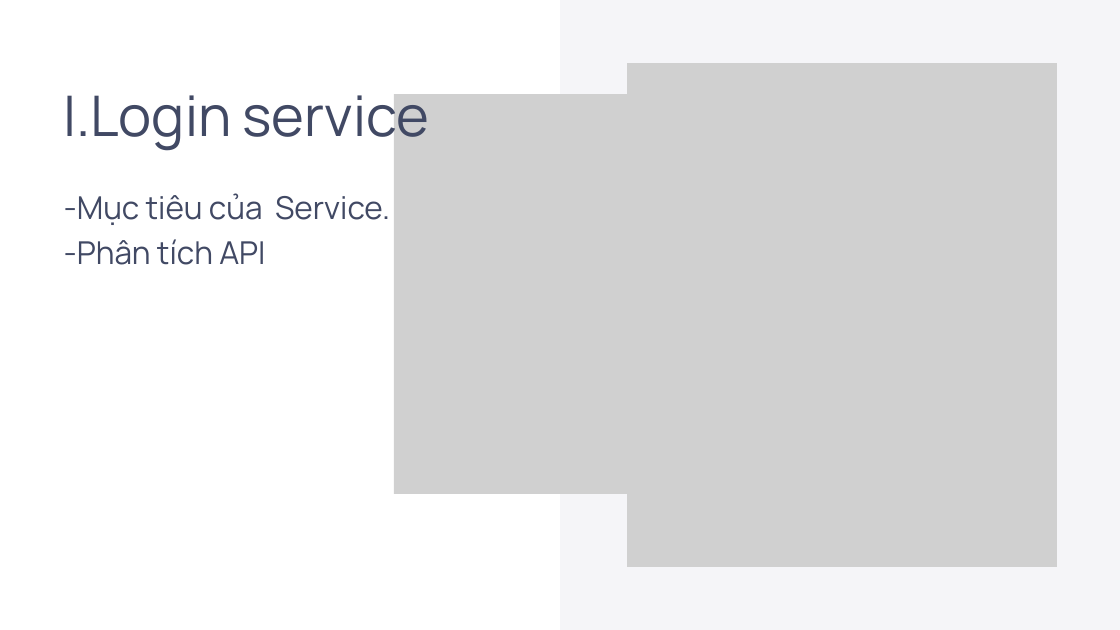
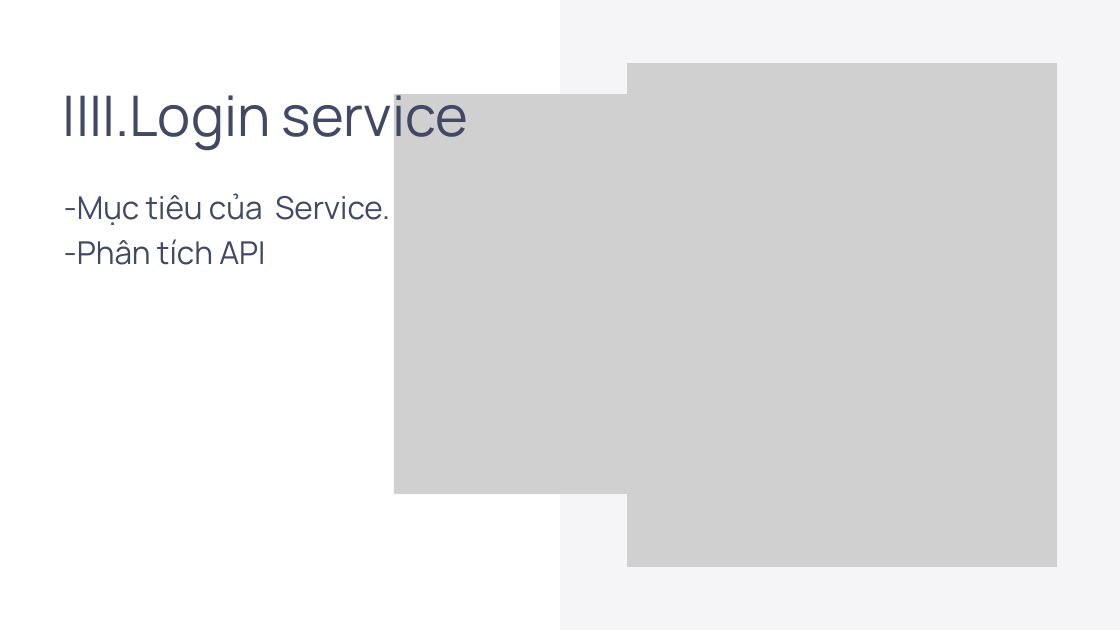
Before and after one commit to MinhQuan0206/SOA_MidTerm_Project, a slide deck: slide 6 of Slide thuyết trình.pptx (slide 4 before the commit). Drawn at 1120x630 pixels with LibreOffice and Linux fonts; fonts in the diff are those of the drawing; grey boxes stand for pictures. Boxes give left, top, right and bottom in pixels: in the first picture for what was removed or moved away, otherwise in the second. Text is boxed around its words. In the diff, an @@ line names an element or a change of style, - is before the commit and + after.

```diff
--- a/Slide thuyết trình.pptx
+++ b/Slide thuyết trình.pptx
@@ text at (63,94,469,150): text changed @@
-I.Login service
+IIII.Login service
```
Also in this commit, not shown: 27 other slides changed, 1 other file.
